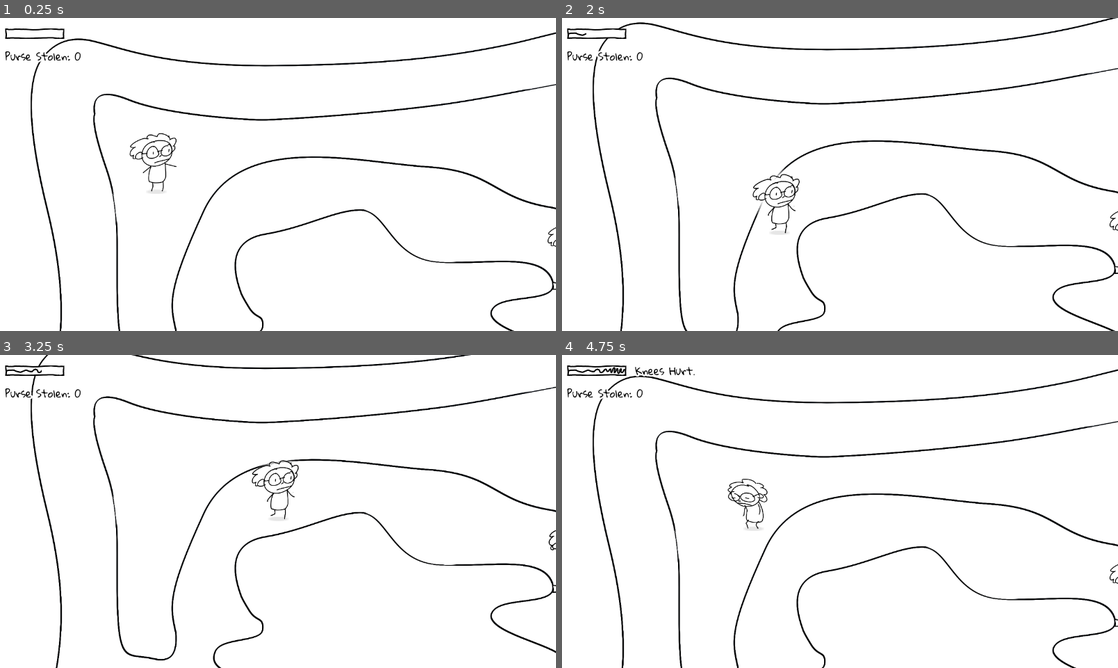
Above: before the commit, frames 1-4 (two rows, left to right).
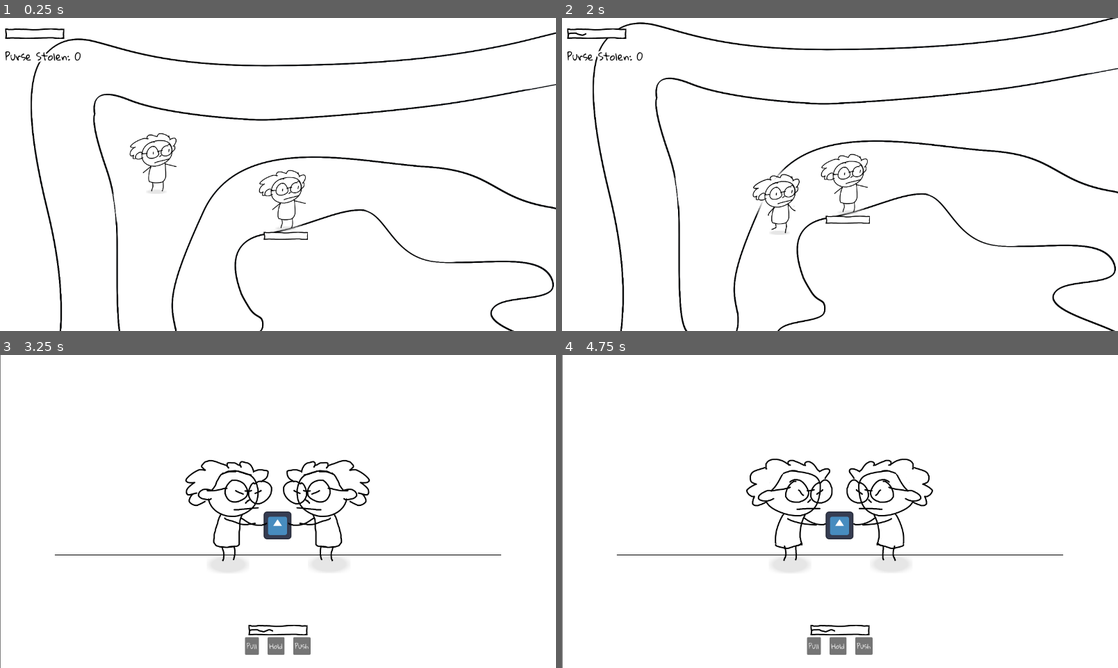
Above: after the commit, the same moments.

Repository: johnreybacal/gran-theft-aubrey
Game: Godot game, scene res://scenes/game_explore.tscn
Same seed, same stepped clock (60 frames per second), same inputs: the game is played once before the commit and once after it. The engine's default icon, where the game draws it, is replaced by a stand-in: a white triangle on a blue panel in a dark square.
Inputs:
- Up to frame 1 (0.25 s): no input
- Up to frame 2 (2 s): hold D (move_right) 0.53-1.28 s; hold S (move_down) from 1.28 s (still down)
- Up to frame 3 (3.25 s): release S (move_down) at 2.03 s; hold D (move_right) 2.03-2.78 s; hold W (move_up) from 2.78 s (still down)
- Up to frame 4 (4.75 s): release W (move_up) at 3.53 s; hold A (move_left) from 3.53 s (still down)

The runs differ from the first frame. In frame 1, 0.5% of the frame differs, in the area x 46-100%, y 48-87%; in frame 2, 0.4%; in frame 3, 7.0%; in frame 4, 7.1%, in the area x 0-100%, y 0-100%.

Commit message:
enemy navigation avoidance

Diff:
--- a/scenes/explore_enemy.tscn
+++ b/scenes/explore_enemy.tscn
@@ -45,7 +45,10 @@
 
 [node name="NavigationAgent2D" type="NavigationAgent2D" parent="." unique_id=831515124]
 avoidance_enabled = true
-radius = 50.0
+radius = 100.0
+avoidance_layers = 2
+avoidance_mask = 3
+debug_enabled = true
 
 [node name="GrannyStats" parent="." unique_id=284626914 instance=ExtResource("3_j7g34")]
 position = Vector2(0, 97)
@@ -61,3 +64,5 @@
 position = Vector2(-1, 87)
 scale = Vector2(1, 0.21875)
 texture = SubResource("GradientTexture2D_cantd")
+
+[connection signal="velocity_computed" from="NavigationAgent2D" to="." method="_on_navigation_agent_2d_velocity_computed"]
--- a/scenes/explore_player.tscn
+++ b/scenes/explore_player.tscn
@@ -46,6 +46,12 @@
 visible = false
 position = Vector2(0, 95)
 
+[node name="NavigationAgent2D" type="NavigationAgent2D" parent="." unique_id=1194832554]
+avoidance_enabled = true
+radius = 100.0
+avoidance_mask = 0
+debug_enabled = true
+
 [node name="Backdrop" type="Sprite2D" parent="." unique_id=694907883]
 z_index = -1
 position = Vector2(1, -5.0000005)
--- a/scenes/game_explore.tscn
+++ b/scenes/game_explore.tscn
@@ -29,7 +29,7 @@
 position_smoothing_speed = 2.0
 
 [node name="ExploreEnemy" parent="." unique_id=1382464199 instance=ExtResource("2_1208y")]
-position = Vector2(-284, -311)
+position = Vector2(-1170, -465)
 
 [node name="ExploreEnemy2" parent="." unique_id=2108070940 instance=ExtResource("2_1208y")]
 position = Vector2(-1547, 293)
--- a/scripts/classes.gd
+++ b/scripts/classes.gd
@@ -79,6 +79,9 @@
         instance.init_values(p_instance_id, p_stats, p_sprite, p_arthritis_rate)
         return instance
 
+    func can_move():
+        return super.can_move() and not is_stunned
+
     func is_on_the_move():
         return is_chasing or is_avoiding or is_leaving
 
--- a/scripts/explore_enemy.gd
+++ b/scripts/explore_enemy.gd
@@ -27,17 +27,17 @@
     if StateManager.is_encountered:
         return
 
-    var is_stunned = _check_intervals(delta)
+    _check_intervals(delta)
 
-    if navigation_agent.is_navigation_finished() or not granny.can_move() or is_stunned:
-        granny.decrease_arthritis(delta)
-        return
 
     var next_path_position: Vector2 = navigation_agent.get_next_path_position()
+    var new_velocity: Vector2 = global_position.direction_to(next_path_position) * move_speed * (.75 if granny.is_avoiding else 1.)
 
-    velocity = global_position.direction_to(next_path_position) * (move_speed * (.75 if granny.is_avoiding else 1.))
+    if navigation_agent.avoidance_enabled:
+        navigation_agent.set_velocity(new_velocity)
+    else:
+        _on_navigation_agent_2d_velocity_computed(new_velocity)
 
-    granny.increase_arthritis(delta)
 
     if granny.is_leaving and abs(position.x) > 2100:
         queue_free()
@@ -45,10 +45,20 @@
 
     move_and_slide()
 
+func _on_navigation_agent_2d_velocity_computed(safe_velocity: Vector2) -> void:
+    var delta = get_physics_process_delta_time()
+    if granny.can_move() and granny.is_on_the_move():
+        # global_position = global_position.move_toward(global_position + safe_velocity, delta * (.75 if granny.is_avoiding else 1.))
+        velocity = safe_velocity
+        granny.increase_arthritis(delta)
+    else:
+        granny.decrease_arthritis(delta)
+        velocity = Vector2.ZERO
+
 
 func _handle_animation():
     if granny.is_on_the_move():
-        if granny.can_move() and not granny.is_stunned:
+        if granny.can_move():
             granny.play_walk(velocity.x < 0)
         else:
             granny.play_knees_hurt()
@@ -62,8 +72,8 @@
             granny.is_stunned = false
             stun_interval = 2
             granny.stats.on_stun_end()
+        return
 
-        return true
 
     # Targeting
     if granny.is_on_the_move():
@@ -80,6 +90,9 @@
                 _set_movement_target(target_position)
             elif granny.is_chasing:
                 _set_movement_target(player.position)
+            elif granny.is_leaving:
+                _leave()
+
 
     if granny.can_move():
         if granny.is_avoiding:
@@ -99,16 +112,13 @@
                 # Ignore Bounds
                 _leave()
 
-        if granny.is_leaving and collision_mask != 1:
-            _leave()
-
-    return false
 
 func _leave():
     collision_mask = 1
+    navigation_agent.avoidance_mask = 3
     granny.is_leaving = true
     granny.stats.on_leaving()
-    _set_movement_target(Vector2(2500 * (1 if position.x >= 0 else -1), position.y))
+    _set_movement_target(Vector2(2500 * (1 if position.x >= 0 else -1), randf_range(position.y - 100, position.y + 100)))
 
 func _actor_setup():
     # Wait for the first physics frame so the NavigationServer can sync.
@@ -128,4 +138,11 @@
     avoid_interval = 2
     chase_interval = 5
 
+    if is_loser:
+        # Ignore player avoidance when chasing
+        navigation_agent.avoidance_mask = 2
+    else:
+        navigation_agent.avoidance_mask = 3
+
+
     granny.on_encounter_end(is_loser)
